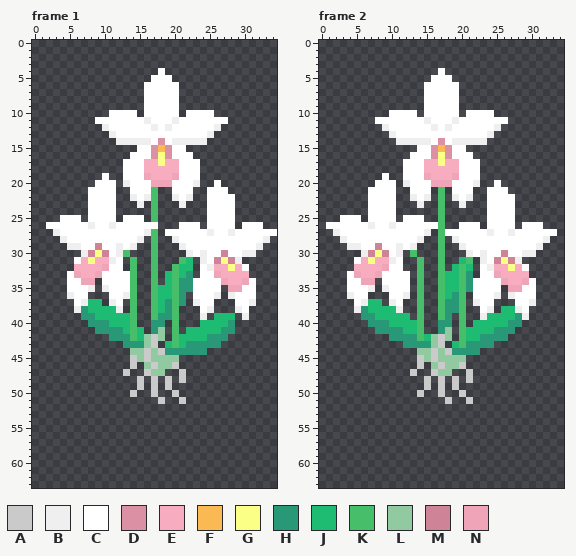
Edited in one commit: pixel-art file (assets/Flowers/Orchid/orchid_bloom_rustle.ase). The first picture shows the starting point.
35x64 pixels, 4 frames. Colours within 5 levels of each other are drawn and written as one. Shown: frame 1, frame 2. The commit also changed other frames, which this record leaves out.
Palette (. is transparent): A #cacaca  B #efefef  C #ffffff  D #dc90a3  E #f8acbf  F #fbb954  G #fbff86  H #299877  J #1ebc73  K #46be6a  L #91c9a1  M #cf8397  N #efa4b7
And afterwards:
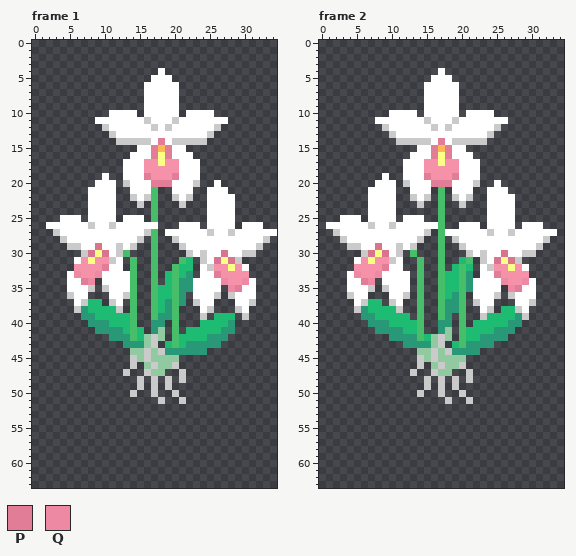
Colours new in this view: P #e27d97  Q #ee89a3
From old to new:
layer "Blush1" opacity 47% -> 63%
layer "Blush2" opacity 47% -> 63%
layer "Blush3" opacity 47% -> 63%
colour E: #f8acbf -> #f691aa
colour M: #cf8397 -> #d9748e
Frame 1:
y 11: x 16 B -> A; x 20 B -> A
y 12: x 10 B -> A; x 17 B -> A; x 19 B -> A; x 26 B -> A
y 13: x 11 B -> A; x 25 B -> A
y 14: x 12..16 BBBBB -> AAAAA; x 18 D -> P; x 20..24 BBBBB -> AAAAA
y 15..16: x 17 D -> P; x 19 D -> P
y 19: x 16 N -> P; x 20 N -> P
y 20: x 13 B -> A; x 17..19 NNN -> PPP; x 23 B -> A
y 22: x 14 B -> A; x 16 B -> A; x 20 B -> A; x 22 B -> A
y 23: x 15 B -> A; x 21 B -> A
y 26: x 8 B -> A; x 11 B -> A
y 27: x 3 B -> A; x 16 B -> A; x 25 B -> A; x 28 B -> A
y 28: x 4 B -> A; x 15 B -> A; x 20 B -> A; x 33 B -> A
y 29: x 5..6 BB -> AA; x 12 B -> A; x 14 B -> A; x 21 B -> A; x 32 B -> A
y 30: x 7 B -> A; x 12 B -> A; x 22 B -> A; x 24 B -> A; x 30..31 BB -> AA
y 31: x 11 B -> A; x 24 B -> A; x 29 B -> A
y 32: x 10 N -> P; x 25 B -> A
y 33: x 6 N -> Q; x 9 N -> Q; x 26 N -> P
y 34: x 7..8 NN -> PQ; x 27 N -> Q; x 30 N -> Q
y 35: x 8 B -> A; x 10 B -> A; x 28..29 NN -> QP
y 36: x 5 B -> A; x 13 B -> A; x 26 B -> A; x 28 B -> A
y 37: x 7 B -> A; x 11 B -> A; x 23 B -> A; x 31 B -> A
y 38: x 6 B -> A; x 12 B -> A; x 25 B -> A; x 29 B -> A
y 39: x 24 B -> A; x 30 B -> A
Frame 2:
y 11: x 15 B -> A; x 19 B -> A
y 12: x 9 B -> A; x 16 B -> A; x 18 B -> A; x 25 B -> A
y 13: x 10 B -> A; x 24 B -> A
y 14: x 11..15 BBBBB -> AAAAA; x 17 D -> P; x 19..23 BBBBB -> AAAAA
y 15..16: x 16 D -> P; x 18 D -> P
y 19: x 15 N -> P; x 19 N -> P
y 20: x 12 B -> A; x 16..18 NNN -> PPP; x 22 B -> A
y 22: x 13 B -> A; x 15 B -> A; x 19 B -> A; x 21 B -> A
y 23: x 14 B -> A; x 20 B -> A
y 26: x 7 B -> A; x 10 B -> A
y 27: x 2 B -> A; x 15 B -> A; x 24 B -> A; x 27 B -> A
y 28: x 3 B -> A; x 14 B -> A; x 19 B -> A; x 32 B -> A
y 29: x 4..5 BB -> AA; x 11 B -> A; x 13 B -> A; x 20 B -> A; x 31 B -> A
y 30: x 6 B -> A; x 11 B -> A; x 21 B -> A; x 23 B -> A; x 29..30 BB -> AA
y 31: x 10 B -> A; x 23 B -> A; x 28 B -> A
y 32: x 9 N -> P; x 24 B -> A
y 33: x 5 N -> Q; x 8 N -> Q; x 25 N -> P
y 34: x 6..7 NN -> PQ; x 26 N -> Q; x 29 N -> Q
y 35: x 7 B -> A; x 9 B -> A; x 27..28 NN -> QP
y 36: x 4 B -> A; x 12 B -> A; x 25 B -> A; x 27 B -> A
y 37: x 6 B -> A; x 10 B -> A; x 22 B -> A; x 30 B -> A
y 38: x 5 B -> A; x 11 B -> A; x 24 B -> A; x 28 B -> A
y 39: x 23 B -> A; x 29 B -> A
Where, in picture pixels (left, top, right, bottom), the same in both pictures:
changed: (53, 117, 270, 320)
changed: (333, 117, 550, 320)
